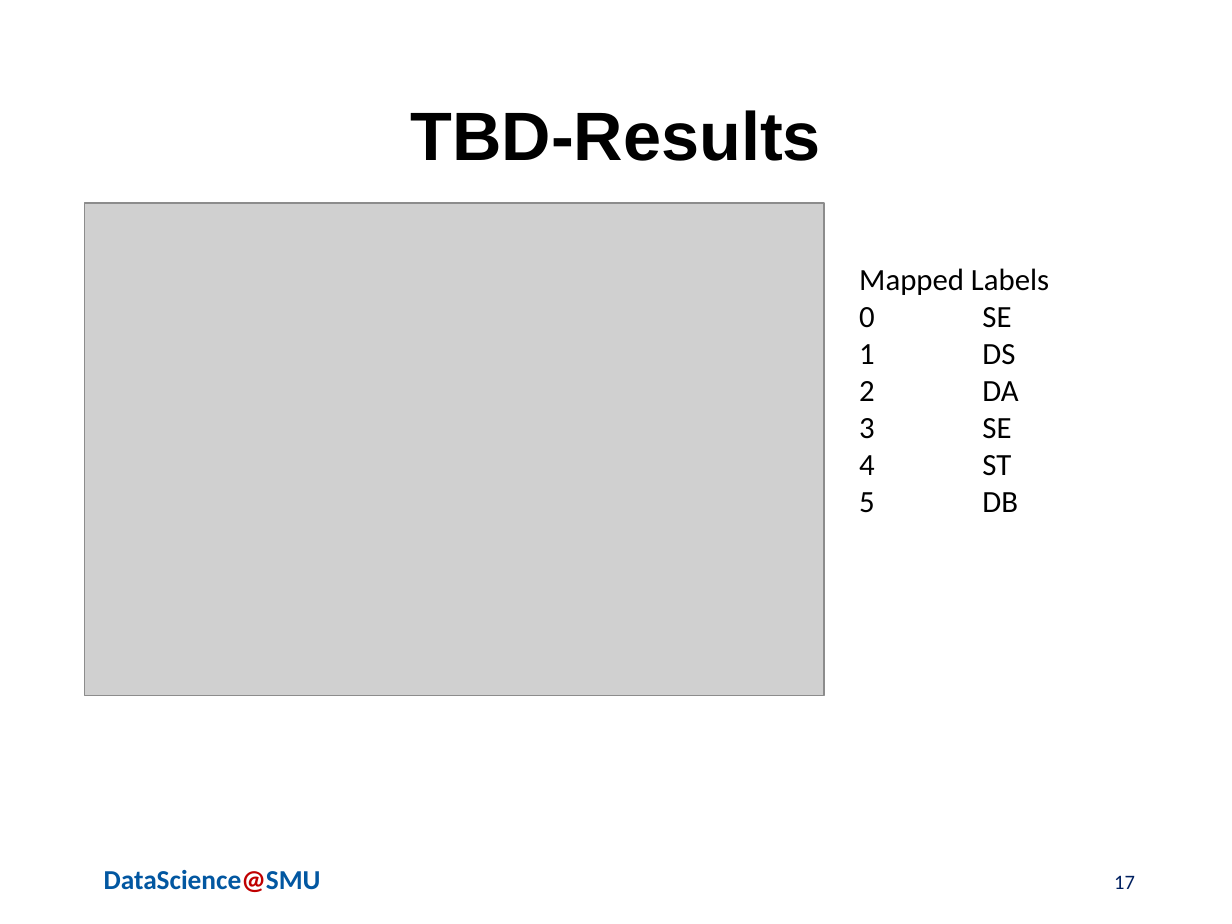
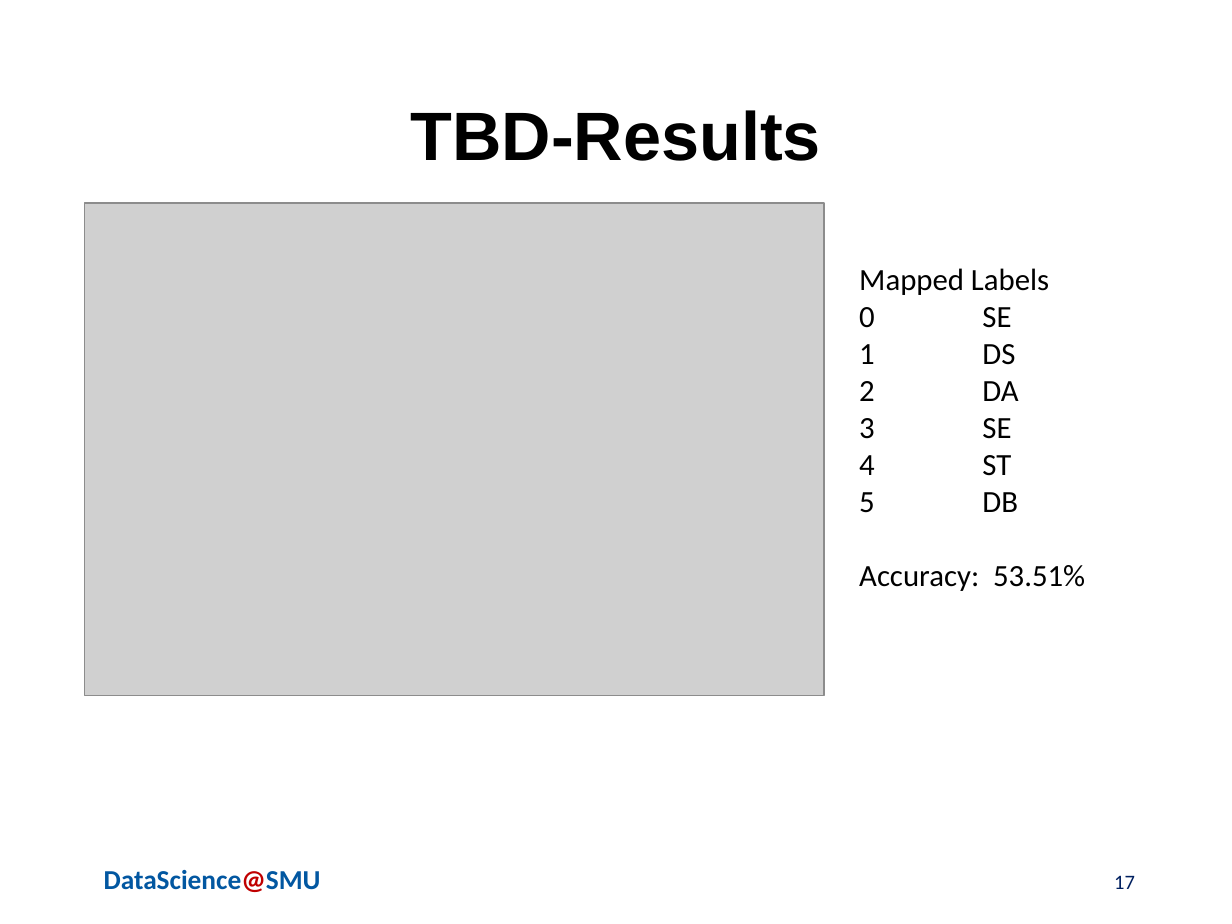
Before and after one commit to anhainguyen82/Capstone, a slide deck: slide 17 of MSDSPresentationDRAFT.pptx. Drawn at 1232x924 pixels with LibreOffice and Linux fonts; fonts in the diff are those of the drawing; grey boxes stand for pictures; background and template pictures are left out. Boxes give left, top, right and bottom in pixels: in the first picture for what was removed or moved away, otherwise in the second. Text is boxed around its words. In the diff, an @@ line names an element or a change of style, - is before the commit and + after.

Commit message:
add accuracy score

```diff
--- a/MSDSPresentationDRAFT.pptx
+++ b/MSDSPresentationDRAFT.pptx
@@ text at <box>859,565,1085,591</box>: paragraph added @@
+Accuracy: 53.51%
```
Also in this commit, not shown: 4 other files.
